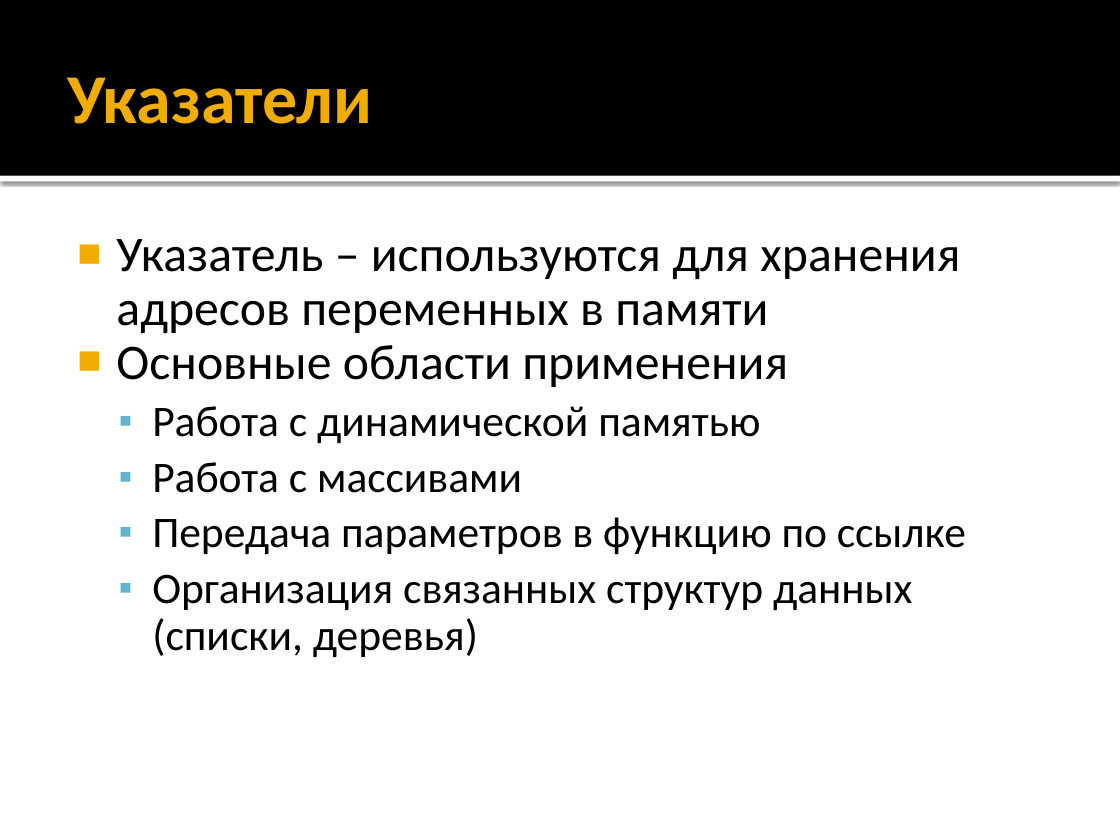
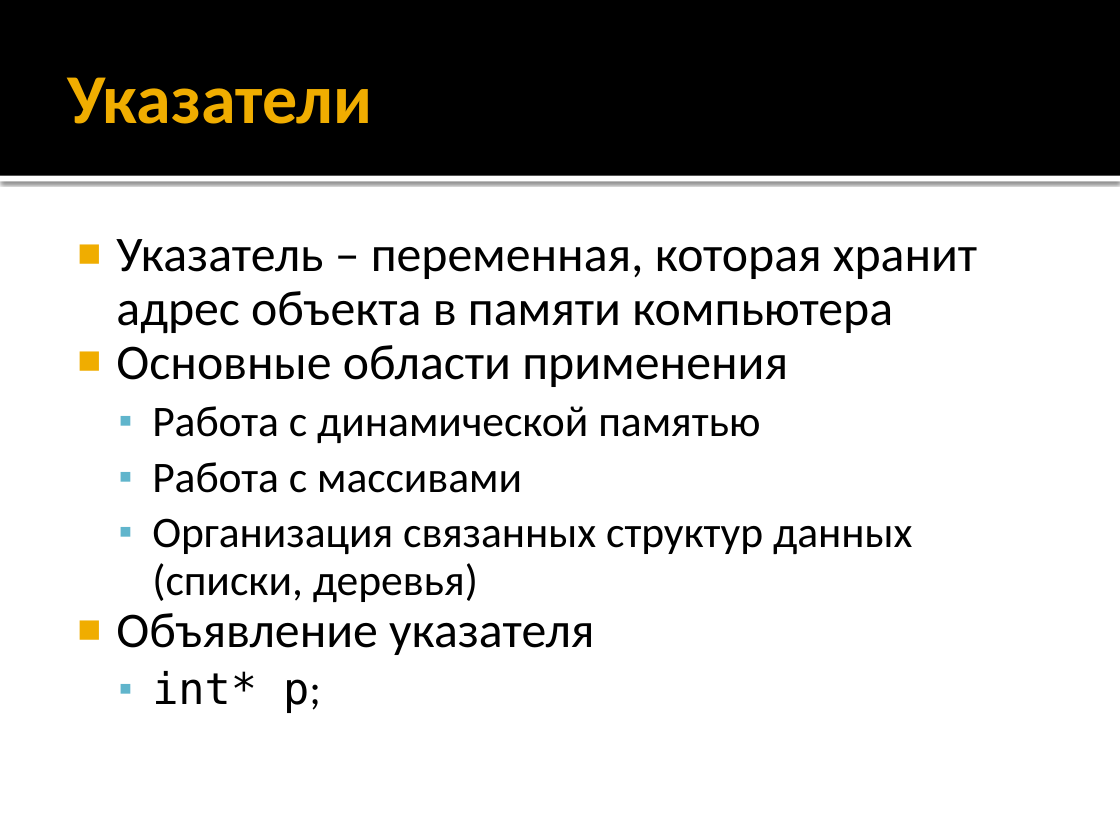
Before and after one commit to alexey-malov/oop, a slide deck: slide 178 of lectures/01/Синтаксис C++.pptx (slide 171 before the commit). Drawn at 1120x840 pixels with LibreOffice and Linux fonts; fonts in the diff are those of the drawing. Boxes give left, top, right and bottom in pixels: in the first picture for what was removed or moved away, otherwise in the second. Text is boxed around its words. In the diff, an @@ line names an element or a change of style, - is before the commit and + after.

```diff
--- a/lectures/01/Синтаксис C++.pptx
+++ b/lectures/01/Синтаксис C++.pptx
@@ text at (116, 239, 977, 334): text changed @@
-■ Указатель – используются для хранения адресов переменных в памяти
+■ Указатель – переменная, которая хранит адрес объекта в памяти компьютера
@@ text at (152, 517, 966, 554): paragraph removed @@
-  ▪ Передача параметров в функцию по ссылке
@@ text at (116, 613, 594, 713): paragraphs added @@
+■ Объявление указателя
+  ▪ int* p;
```
Also in this commit, not shown: 1 other slide changed, 8 slides added, 5 other files.
